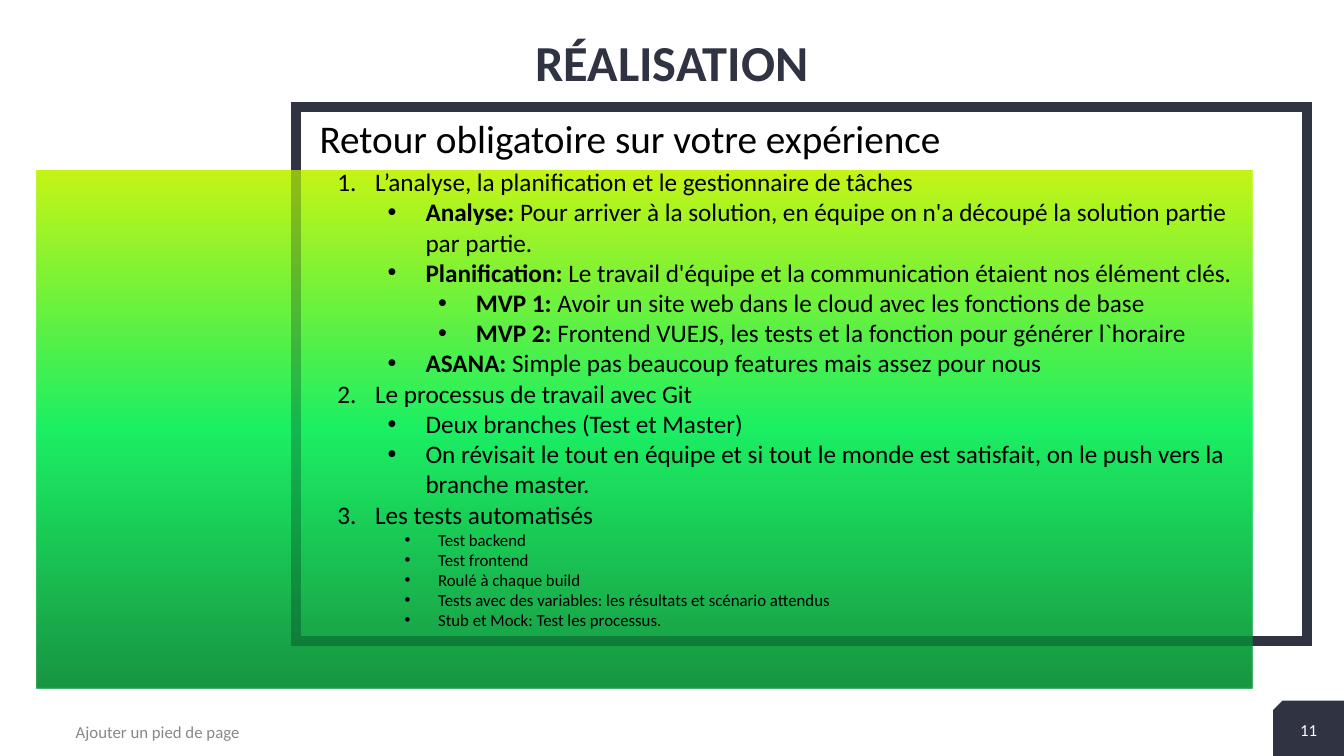
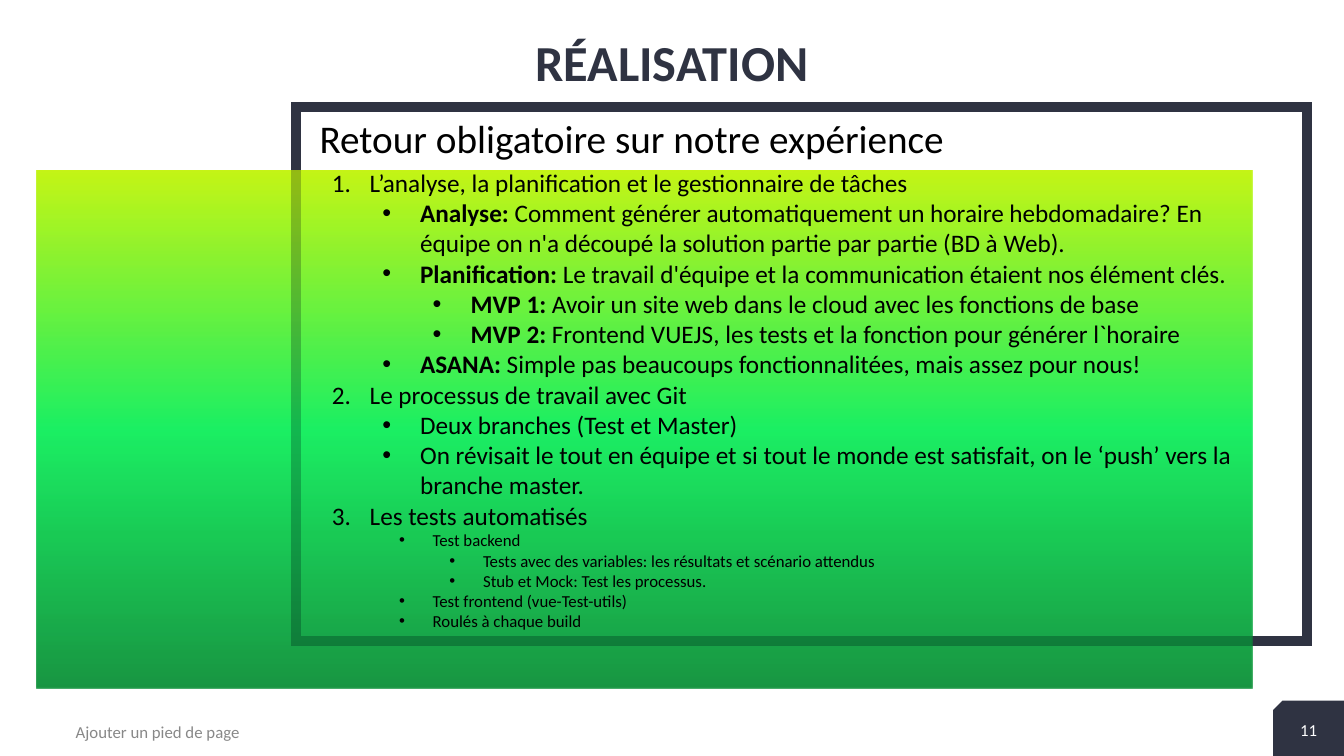
Before and after one commit to reminanthavong/INM5001---Atelier, a slide deck: slide 11 of presentation.pptx. Drawn at 1344x756 pixels with LibreOffice and Linux fonts; fonts in the diff are those of the drawing. Boxes give left, top, right and bottom in pixels: in the first picture for what was removed or moved away, otherwise in the second. Text is boxed around its words. In the diff, an @@ line names an element or a change of style, - is before the commit and + after.

```diff
--- a/presentation.pptx
+++ b/presentation.pptx
@@ text at bbox=[320, 125, 944, 160]: text changed @@
-Retour obligatoire sur votre expérience
+Retour obligatoire sur notre expérience
@@ text at bbox=[420, 204, 1203, 256]: text changed @@
-    • Analyse: Pour arriver à la solution, en équipe on n'a découpé la solution partie par partie.
+    • Analyse: Comment générer automatiquement un horaire hebdomadaire? En équipe on n'a découpé la solution partie par partie (BD à Web).
@@ text at bbox=[420, 355, 1141, 377]: text changed @@
-    • ASANA: Simple pas beaucoup features mais assez pour nous
+    • ASANA: Simple pas beaucoups fonctionnalitées, mais assez pour nous!
@@ text at bbox=[420, 446, 1231, 494]: text changed @@
-    • On révisait le tout en équipe et si tout le monde est satisfait, on le push vers la branche master.
+    • On révisait le tout en équipe et si tout le monde est satisfait, on le ‘push’ vers la branche master.
@@ text at bbox=[438, 554, 580, 589]: paragraphs removed @@
-    • Test frontend
-    • Roulé à chaque build
@@ text at bbox=[483, 555, 875, 590]: list level 3 to 4 in "Tests avec des variables: les ..."; list level 3 to 4 in "Stub et Mock: Test les ..." @@
@@ text at bbox=[433, 595, 627, 630]: paragraphs added @@
+    • Test frontend (vue-Test-utils)
+    • Roulés à chaque build
```
Also in this commit, not shown: 2 other slides changed.
